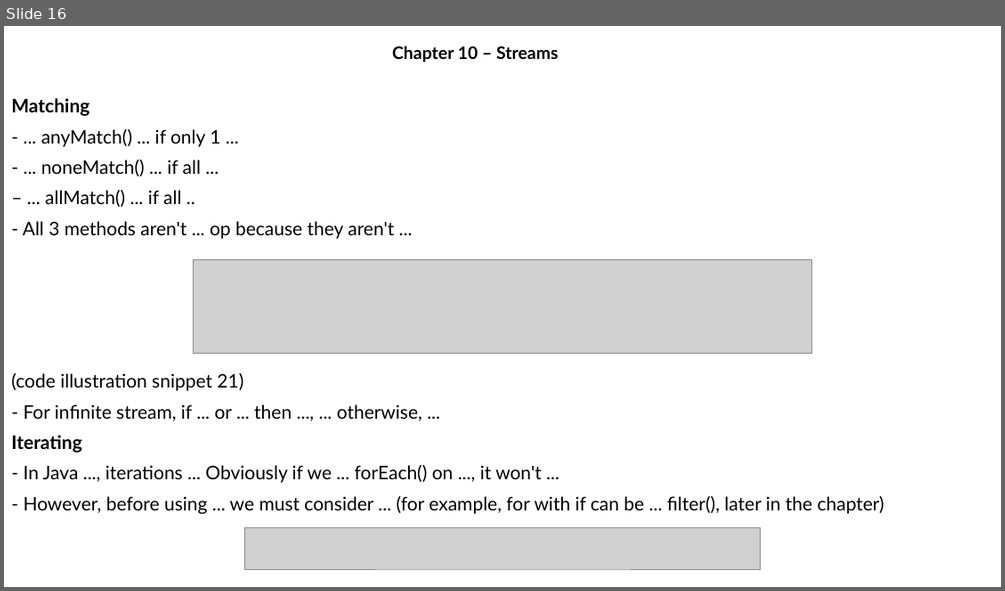
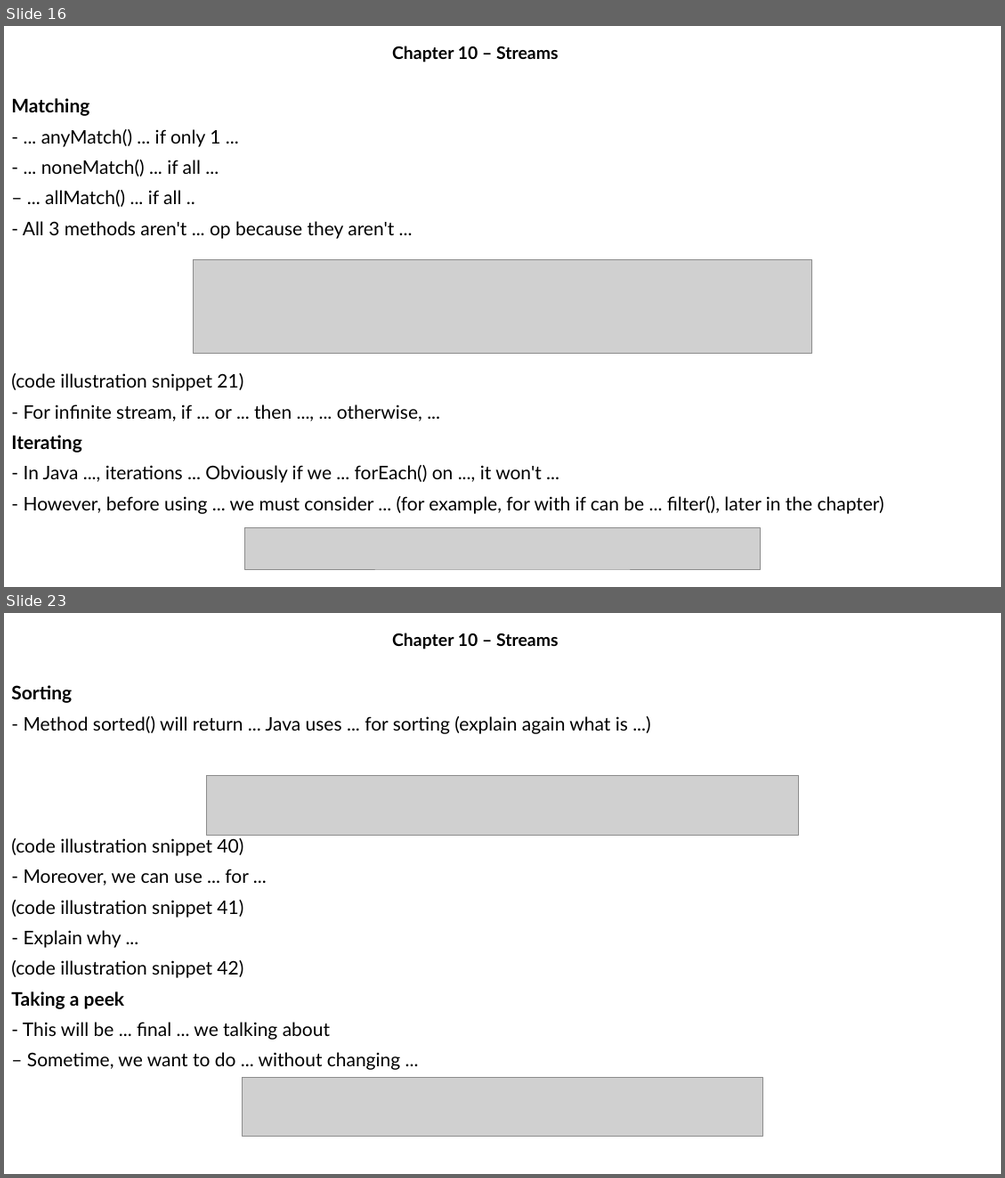
Before and after one commit to MaiDinhVinh/CS-Java, a slide deck: OCP17/Chapter 10 - Streams.pptx. Shown one above the other, each under a label of ours: slide 16 before the commit, slides 16 and 23 after it; the slides between them are not shown. The pictures are 1005x591 and 1005x1178 pixels, drawn with LibreOffice and Linux fonts; fonts in the diff are those of the drawing; grey boxes stand for pictures. Boxes give left, top, right and bottom in pixels: in the first picture for what was removed or moved away, otherwise in the second. Text is boxed around its words. In the diff, an @@ line names an element or a change of style, - is before the commit and + after.

```diff
--- a/OCP17/Chapter 10 - Streams.pptx
+++ b/OCP17/Chapter 10 - Streams.pptx
@@ slide 23 added at (x1=4, y1=613, x2=1001, y2=1174), background #FFFFFF @@
@@ subtitle added at (x1=392, y1=633, x2=558, y2=649), 16.6 pt, text #000000, bold @@
+Chapter 10 – Streams
@@ text added at (x1=11, y1=685, x2=628, y2=1070), 18 pt, text #000000 @@
+Sorting
+- Method sorted() will return ... Java uses ... for sorting (explain again what is ...)
+(code illustration snippet 40)
+- Moreover, we can use ... for ...
+(code illustration snippet 41)
+- Explain why ...
+(code illustration snippet 42)
+Taking a peek
+- This will be ... final ... we talking about
+– Sometime, we want to do ... without changing ...
@@ picture added at (x1=207, y1=776, x2=799, y2=835) @@
@@ picture added at (x1=242, y1=1078, x2=763, y2=1135) @@
```
Also in this commit, not shown: 1 slide changed, 18 other slides added.
